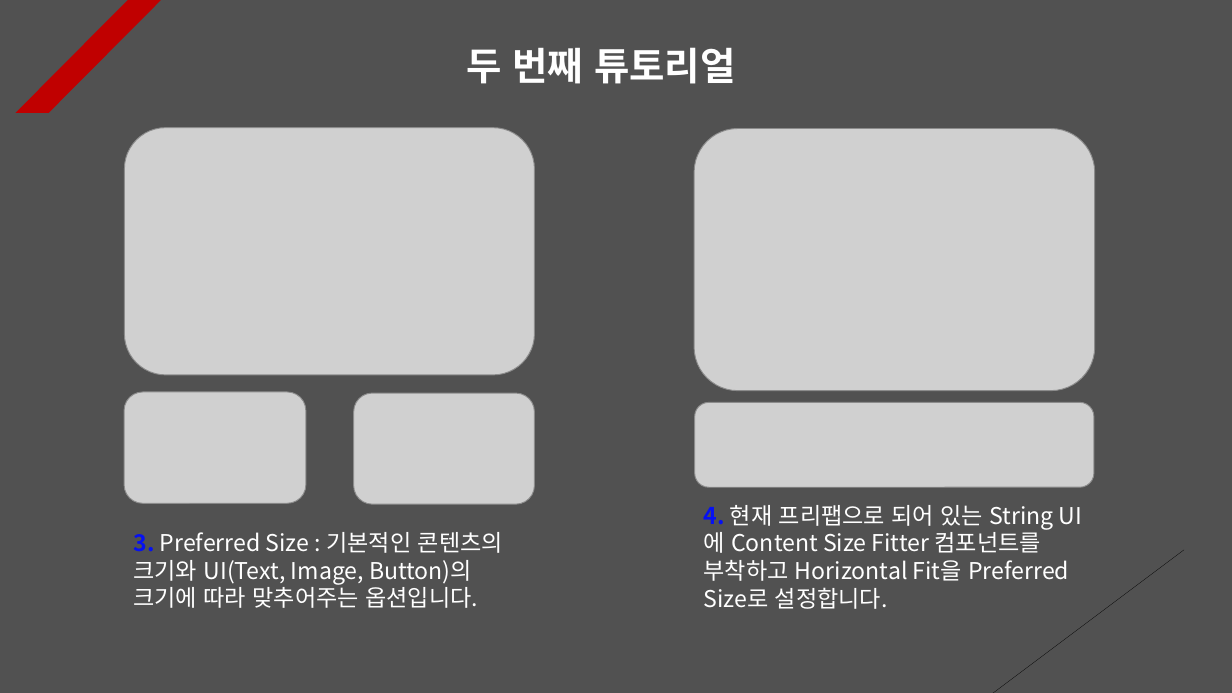
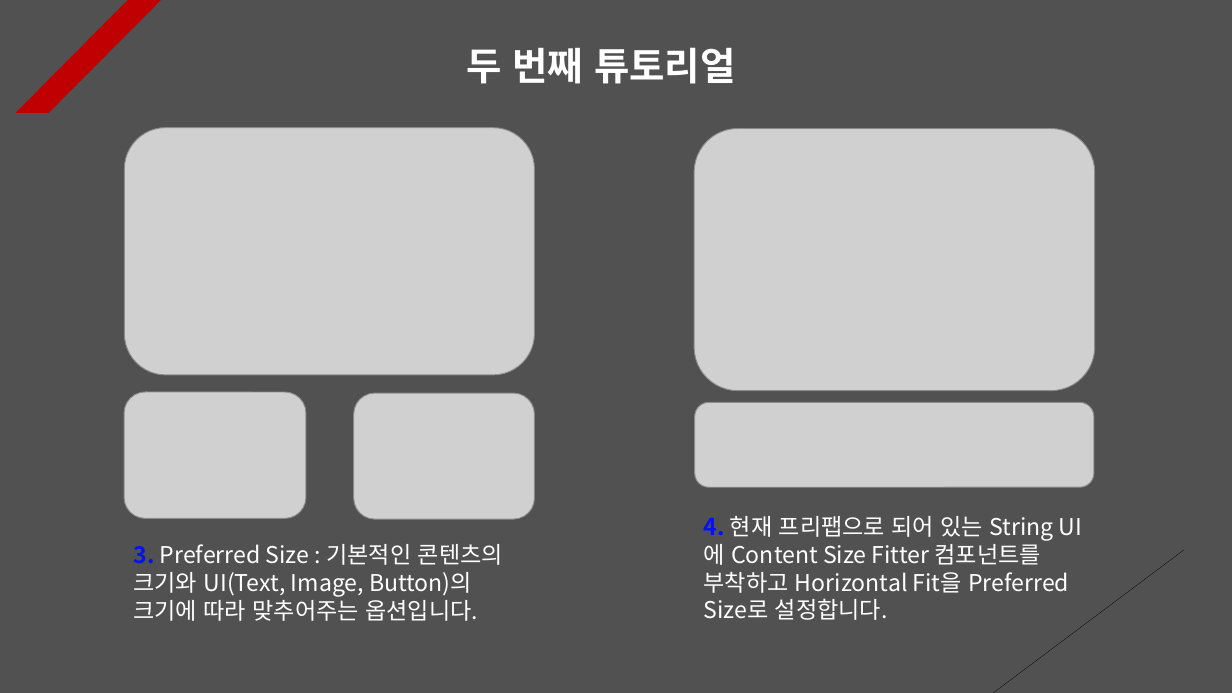
Before and after one commit to Unity2033/3D-UnityEngine, a slide deck: slide 4 of Assets/Class/Photon Server/PPT Data/Photon RPC.pptx. Drawn at 1232x693 pixels with LibreOffice and Linux fonts; fonts in the diff are those of the drawing; grey boxes stand for pictures. Boxes give left, top, right and bottom in pixels: in the first picture for what was removed or moved away, otherwise in the second. Text is boxed around its words. In the diff, an @@ line names an element or a change of style, - is before the commit and + after.

```diff
--- a/Assets/Class/Photon Server/PPT Data/Photon RPC.pptx
+++ b/Assets/Class/Photon Server/PPT Data/Photon RPC.pptx
@@ picture: place and size @@
-picture at <box>124,392,306,503</box>
+picture at <box>124,392,306,518</box>
@@ picture: place and size @@
-picture at <box>354,393,535,504</box>
+picture at <box>354,393,535,518</box>
@@ text "4. 현재 프리팹으로 되어 있는 ...": place and size @@
-text "4. 현재 프리팹으로 되어 있는 ..." at <box>704,505,1069,609</box>
+text "4. 현재 프리팹으로 되어 있는 ..." at <box>704,516,1069,620</box>
@@ text "3. Preferred Size : 기본적인 ...": place and size @@
-text "3. Preferred Size : 기본적인 ..." at <box>133,532,503,608</box>
+text "3. Preferred Size : 기본적인 ..." at <box>133,544,503,621</box>
```
Also in this commit, not shown: 13 other files.
